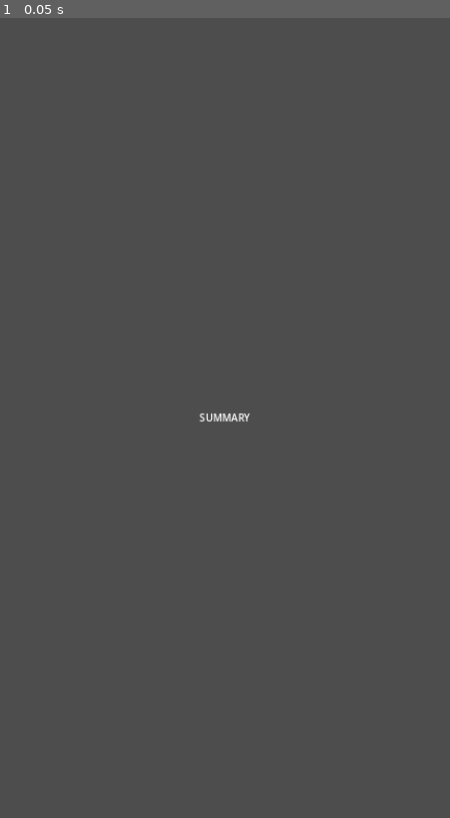
Above: before the commit, frame 1.
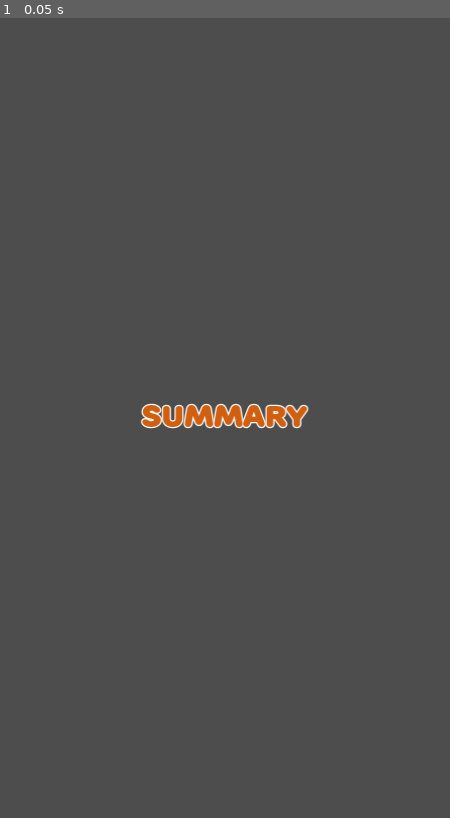
Above: after the commit, the same moment.

Repository: stem-career-paths/game
Game: Godot game, scene res://ui/epilogue/epilogue_summary.tscn
The game is run twice, just before and just after one commit, with the same random seed, the same clock (stepped at 60 frames per second) and the same inputs. This scene is started directly instead of the project's main scene.
Inputs:
- Up to frame 1 (0.05 s): no input

The runs differ from the first frame. In frame 1, 0.9% of the frame differs, in the area x 31-69%, y 48-52%.
Error in both runs: Assertion failed: Epilogue must be set (res://ui/epilogue/epilogue_summary.gd:6)

Commit message:
Improve layout

Diff:
--- a/project/ui/epilogue/epilogue_summary.gd
+++ b/project/ui/epilogue/epilogue_summary.gd
@@ -9,31 +9,34 @@
 		var label := _make_summary_label()
 		label.text = "Took a gap year"
 		label.type = SummaryItem.Type.TIME
-		add_child(label)
+		_add_summary_item(label)
 
 	if epilogue.community_college:
 		var label := _make_summary_label()
 		label.text = "Attended Community College"
 		label.type = SummaryItem.Type.INSTITUTION
-		add_child(label)
+		_add_summary_item(label)
 
 	var college_label := _make_summary_label()
 	college_label.text = "Attended %s" % Epilogue.as_string(epilogue.college_type)
 	college_label.type = SummaryItem.Type.INSTITUTION
-	add_child(college_label)
+	_add_summary_item(college_label)
 
 	for major in epilogue.majors:
 		var label := _make_summary_label()
 		label.text = "Major: %s" % major.capitalize()
 		label.type = SummaryItem.Type.DEGREE
-		add_child(label)
+		_add_summary_item(label)
 
 	for minor in epilogue.minors:
 		var label := _make_summary_label()
 		label.text = "Minor: %s" % minor.capitalize()
 		label.type = SummaryItem.Type.DEGREE
-		add_child(label)
+		_add_summary_item(label)
 
+
+func _add_summary_item(item : Control) -> void:
+	%SummaryItemsBox.add_child(item)
 
 func _make_summary_label() -> Control:
 	return preload("res://ui/epilogue/summary_item.tscn").instantiate()
--- a/project/ui/epilogue/epilogue_summary.tscn
+++ b/project/ui/epilogue/epilogue_summary.tscn
@@ -1,6 +1,7 @@
-[gd_scene load_steps=2 format=3 uid="uid://cimsievr00ovi"]
+[gd_scene load_steps=3 format=3 uid="uid://cimsievr00ovi"]
 
 [ext_resource type="Script" path="res://ui/epilogue/epilogue_summary.gd" id="1_n85ry"]
+[ext_resource type="LabelSettings" uid="uid://bvm7q5p6moaui" path="res://ui/big_orange_label_style.tres" id="2_3hpwi"]
 
 [node name="EpilogueSummary" type="VBoxContainer"]
 anchors_preset = 15
@@ -14,4 +15,15 @@
 [node name="Label" type="Label" parent="."]
 layout_mode = 2
 text = "SUMMARY"
+label_settings = ExtResource("2_3hpwi")
 horizontal_alignment = 1
+
+[node name="MarginContainer" type="MarginContainer" parent="."]
+layout_mode = 2
+theme_override_constants/margin_left = 12
+theme_override_constants/margin_right = 12
+
+[node name="SummaryItemsBox" type="VBoxContainer" parent="MarginContainer"]
+unique_name_in_owner = true
+layout_mode = 2
+theme_override_constants/separation = 12
--- a/project/ui/epilogue/summary_item.tscn
+++ b/project/ui/epilogue/summary_item.tscn
@@ -9,8 +9,8 @@
 anchor_bottom = 1.0
 grow_horizontal = 2
 grow_vertical = 2
+theme_override_constants/separation = 12
 script = ExtResource("1_5vq2i")
-type = null
 
 [node name="TextureRect" type="TextureRect" parent="."]
 unique_name_in_owner = true
